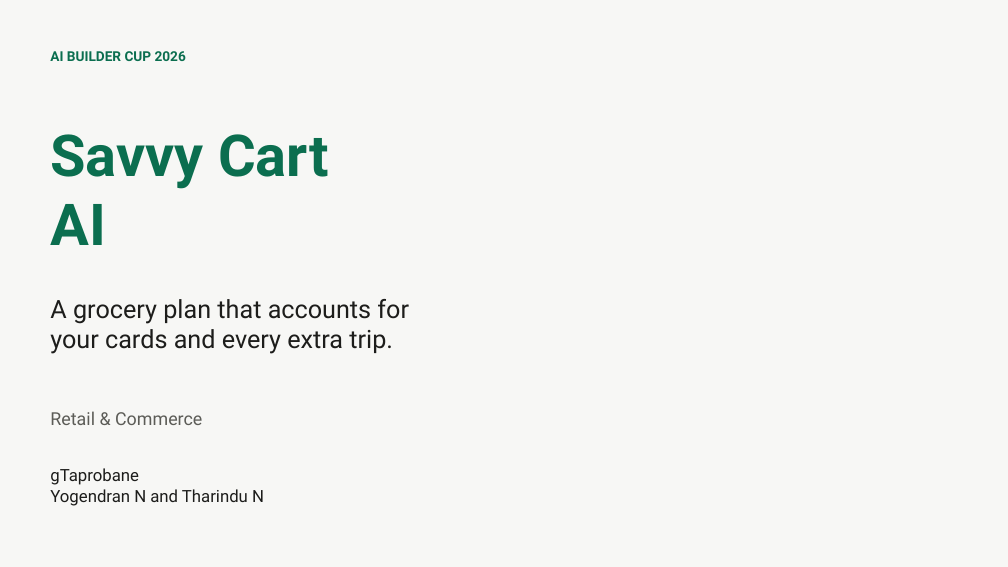
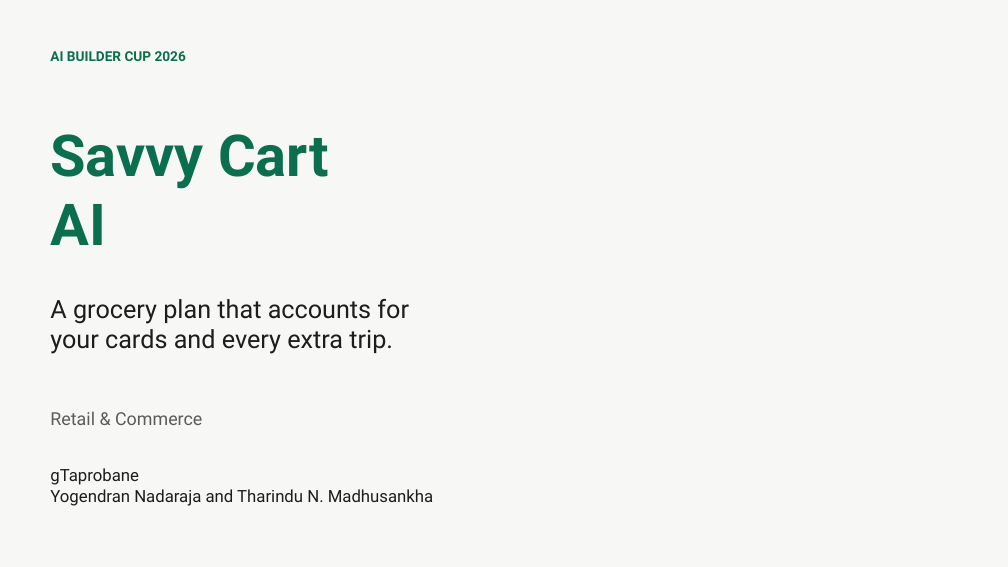
Before and after one commit to nyogendran/savvy-cart-ai, a slide deck: slide 1 of docs/submission/Savvy-Cart-AI-gTaprobane-Final.pptx. Drawn at 1008x567 pixels with LibreOffice and Linux fonts; fonts in the diff are those of the drawing; background and template pictures are left out. Boxes give left, top, right and bottom in pixels: in the first picture for what was removed or moved away, otherwise in the second. Text is boxed around its words. In the diff, an @@ line names an element or a change of style, - is before the commit and + after.

```diff
--- a/docs/submission/Savvy-Cart-AI-gTaprobane-Final.pptx
+++ b/docs/submission/Savvy-Cart-AI-gTaprobane-Final.pptx
@@ text at [50,468,433,506]: text changed @@
-gTaprobane
-Yogendran N and Tharindu N
+gTaprobane
+Yogendran Nadaraja and Tharindu N. Madhusankha
```
Also in this commit, not shown: 5 other slides changed, 1 other file.
